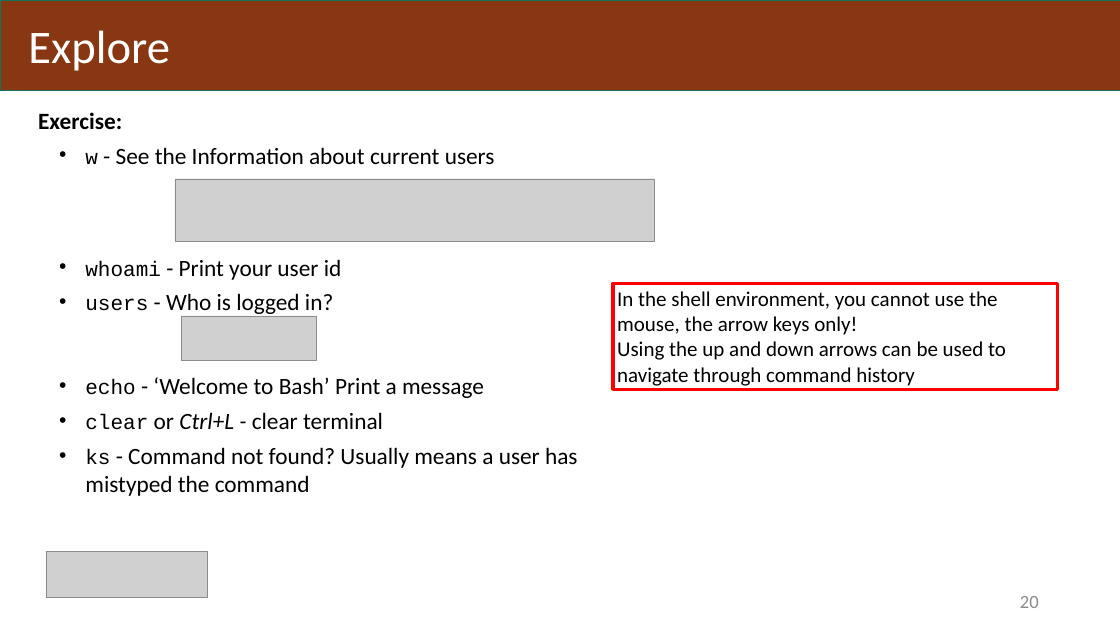
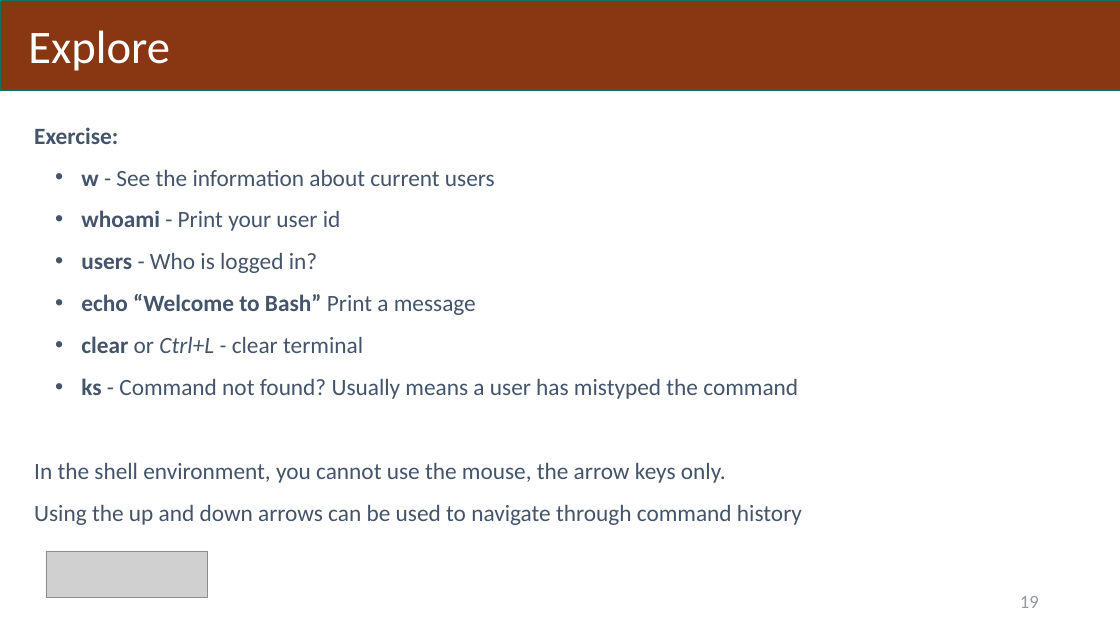
Before and after one commit to BangorUniversity/Research-Computing-Community, a slide deck: slide 19 of workshops/beginner_linux.pptx (slide 20 before the commit). Drawn at 1120x630 pixels with LibreOffice and Linux fonts; fonts in the diff are those of the drawing; grey boxes stand for pictures. Boxes give left, top, right and bottom in pixels: in the first picture for what was removed or moved away, otherwise in the second. Text is boxed around its words. In the diff, an @@ line names an element or a change of style, - is before the commit and + after.

```diff
--- a/workshops/beginner_linux.pptx
+++ b/workshops/beginner_linux.pptx
@@ text at (x1=34, y1=127, x2=798, y2=399): text colour #000000 to #44546A in "Exercise:", "whoami - Print your user id", "users - Who is logged in?", "clear or Ctrl+L - clear terminal" and 1 more places; size 36 to 40 pt, font Courier New to Calibri, bold on in "whoami", "users", "clear", "ks"; line spacing 1 to 1.5 @@
@@ text at (x1=81, y1=170, x2=495, y2=186): text changed; text colour #000000 to #44546A @@
-  • w - See the Information about current users
+  • w - See the information about current users
@@ picture removed at (x1=175, y1=179, x2=655, y2=241) @@
@@ text at (x1=81, y1=294, x2=476, y2=315): text changed; text colour #000000 to #44546A; bold on @@
-  • echo - ‘Welcome to Bash’ Print a message
+  • echo “Welcome to Bash” Print a message
@@ rectangle removed at (x1=613, y1=283, x2=1057, y2=389) @@
-In the shell environment, you cannot use the mouse, the arrow keys only!
-Using the up and down arrows can be used to navigate through command history
@@ picture removed at (x1=182, y1=316, x2=317, y2=360) @@
@@ text at (x1=34, y1=463, x2=802, y2=525): paragraphs added @@
+In the shell environment, you cannot use the mouse, the arrow keys only.
+Using the up and down arrows can be used to navigate through command history
@@ page number at (x1=1020, y1=596, x2=1039, y2=608): text changed; text colour #8C8C8C to #9499A1 @@
-20
+19
```
Also in this commit, not shown: 83 other slides changed, 1 slide removed.
